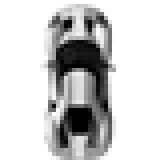
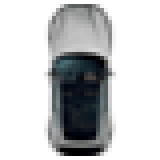
Layers edited between the first and the second (160, 160) image:
added layer "Ebene 51" above "Ebene 50" over [44, 4, 116, 156]
hid "Ebene 42" over [40, 4, 116, 160]
